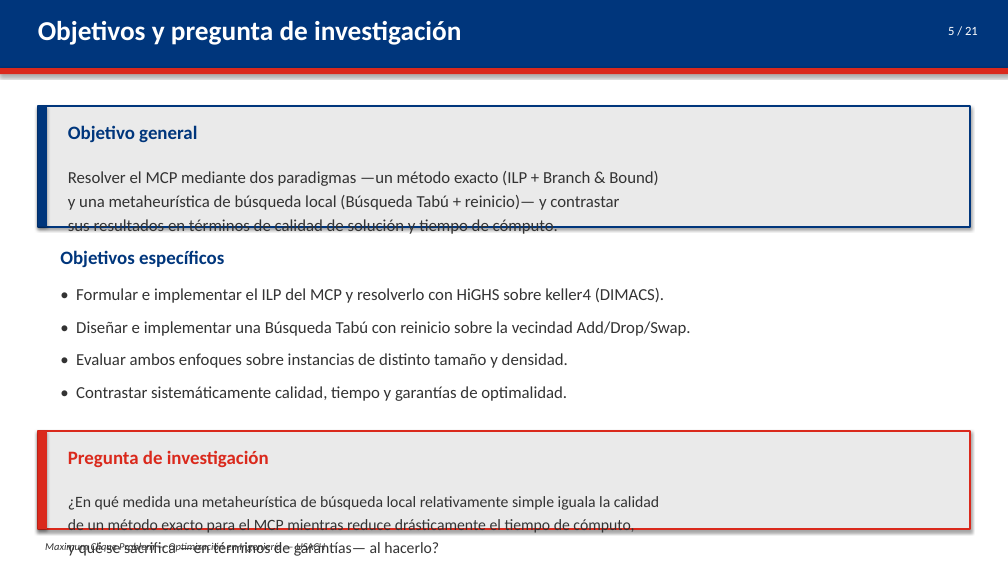
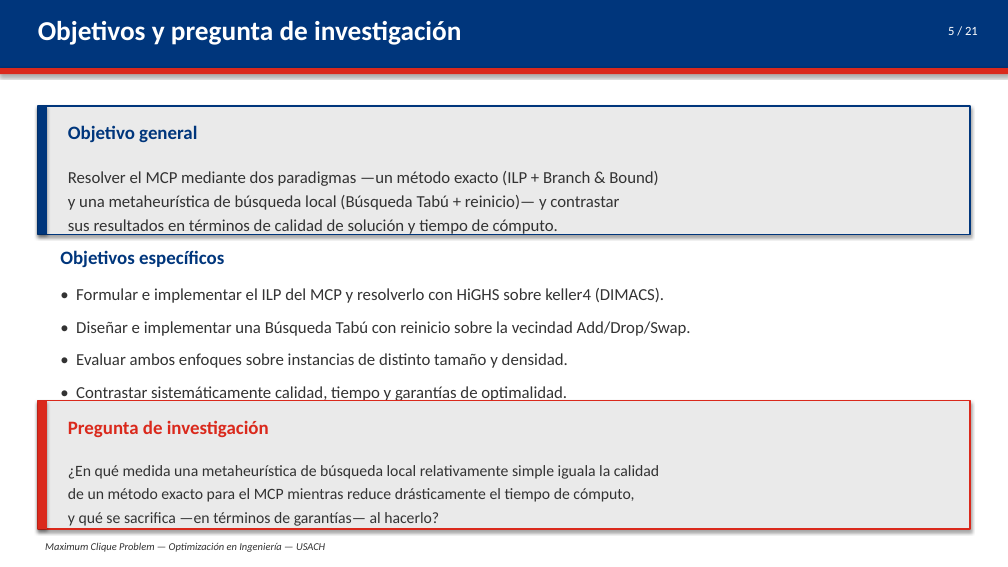
Before and after one commit to dmm-usach/lab-opti, a slide deck: slide 5 of presentacion/Presentacion_MCP.pptx. Drawn at 1008x567 pixels with LibreOffice and Linux fonts; fonts in the diff are those of the drawing. Boxes give left, top, right and bottom in pixels: in the first picture for what was removed or moved away, otherwise in the second. Text is boxed around its words. In the diff, an @@ line names an element or a change of style, - is before the commit and + after.

Commit message:
update presentation

```diff
--- a/presentacion/Presentacion_MCP.pptx
+++ b/presentacion/Presentacion_MCP.pptx
@@ rectangle: place and size @@
-rectangle at (38,106,970,227)
+rectangle at (38,106,970,234)
@@ rectangle: place and size @@
-rectangle at (38,106,47,227)
+rectangle at (38,106,47,234)
@@ rectangle: place and size @@
-rectangle at (38,431,970,529)
+rectangle at (38,401,970,529)
@@ rectangle: place and size @@
-rectangle at (38,431,47,529)
+rectangle at (38,401,47,529)
@@ text "Pregunta de investigación": place and size @@
-text "Pregunta de investigación" at (68,450,269,467)
+text "Pregunta de investigación" at (68,420,269,437)
@@ text "¿En qué medida una metaheurística ...": place and size @@
-text "¿En qué medida una metaheurística ..." at (68,496,659,556)
+text "¿En qué medida una metaheurística ..." at (68,465,659,526)
```
Also in this commit, not shown: 6 other slides changed, 1 other file.
